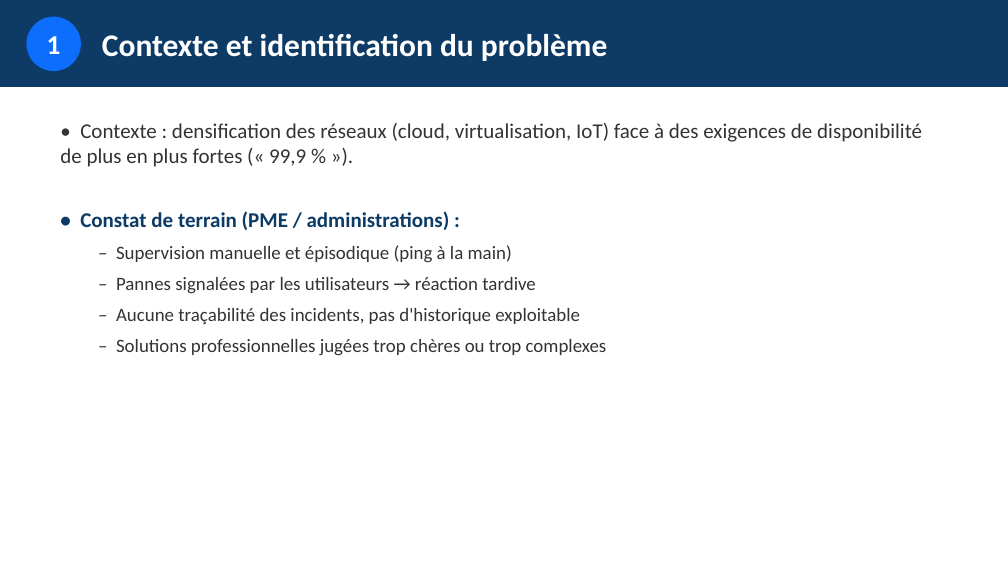
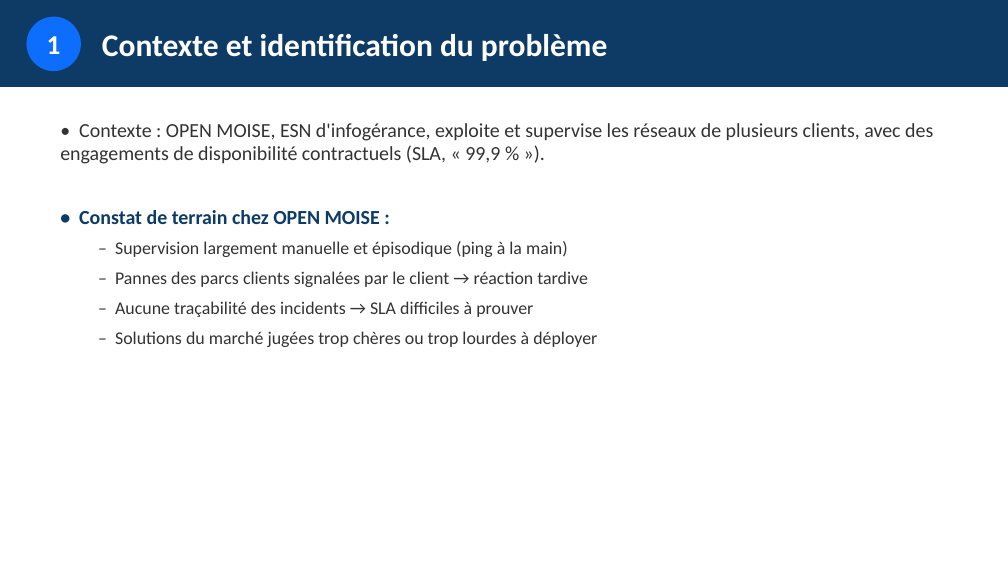
Before and after one commit to esperanceykouassi-bit/Supervision-reseau, a slide deck: slide 5 of soutenance/presentation-projet.pptx. Drawn at 1008x567 pixels with LibreOffice and Linux fonts; fonts in the diff are those of the drawing. Boxes give left, top, right and bottom in pixels: in the first picture for what was removed or moved away, otherwise in the second. Text is boxed around its words. In the diff, an @@ line names an element or a change of style, - is before the commit and + after.

```diff
--- a/soutenance/presentation-projet.pptx
+++ b/soutenance/presentation-projet.pptx
@@ text at (60,123,933,347): text changed; size 18 to 17 pt @@
-• Contexte : densification des réseaux (cloud, virtualisation, IoT) face à des exigences de disponibilité de plus en plus fortes (« 99,9 % »).
-• Constat de terrain (PME / administrations) :
-  – Supervision manuelle et épisodique (ping à la main)
-  – Pannes signalées par les utilisateurs → réaction tardive
-  – Aucune traçabilité des incidents, pas d'historique exploitable
-  – Solutions professionnelles jugées trop chères ou trop complexes
+• Contexte : OPEN MOISE, ESN d'infogérance, exploite et supervise les réseaux de plusieurs clients, avec des engagements de disponibilité contractuels (SLA, « 99,9 % »).
+• Constat de terrain chez OPEN MOISE :
+  – Supervision largement manuelle et épisodique (ping à la main)
+  – Pannes des parcs clients signalées par le client → réaction tardive
+  – Aucune traçabilité des incidents → SLA difficiles à prouver
+  – Solutions du marché jugées trop chères ou trop lourdes à déployer
```
Also in this commit, not shown: 15 other slides changed, 1 slide added, 1 slide removed, 2 other files.
